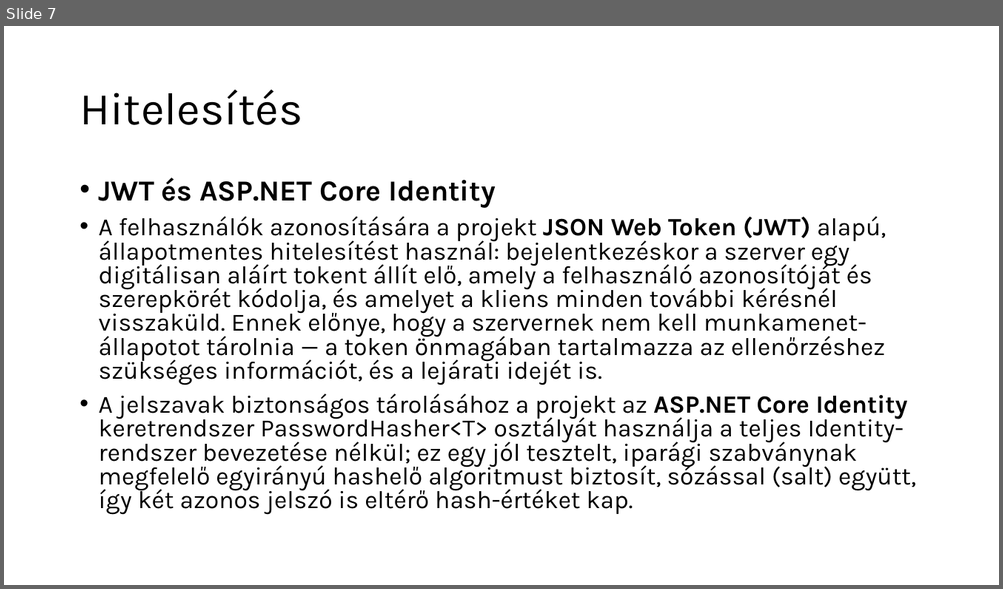
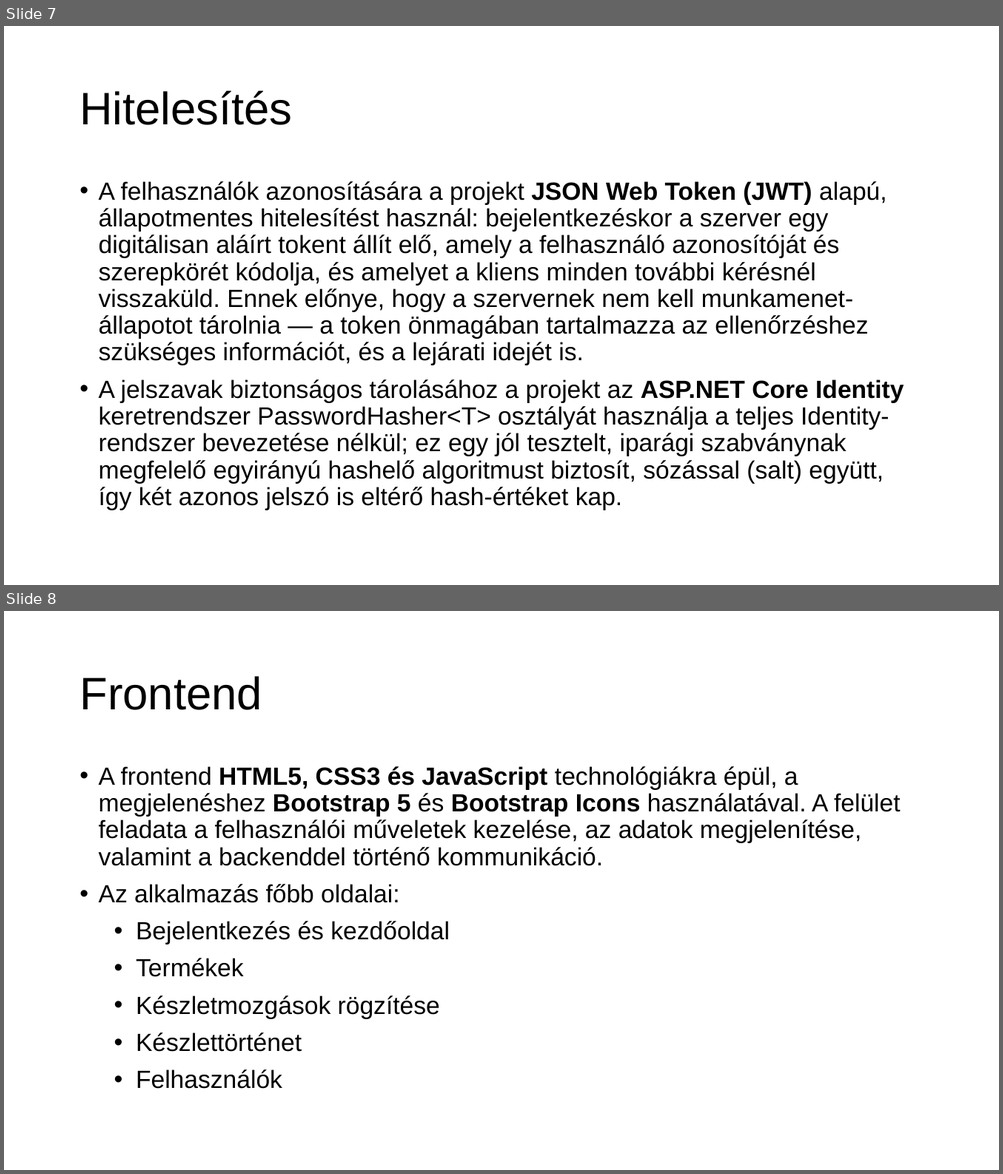
Before and after one commit to Vividia47/raktar, a slide deck: Documentation/exam.pptx. Shown one above the other, each under a label of ours: slide 7 before the commit, slides 7 and 8 after it. The pictures are 1003x589 and 1003x1174 pixels, drawn with LibreOffice and Linux fonts; fonts in the diff are those of the drawing; background and template pictures are left out. Boxes give left, top, right and bottom in pixels: in the first picture for what was removed or moved away, otherwise in the second. Text is boxed around its words. In the diff, an @@ line names an element or a change of style, - is before the commit and + after.

```diff
--- a/Documentation/exam.pptx
+++ b/Documentation/exam.pptx
@@ slide 8 added at (4,611,999,1170), background picture (left out) @@
@@ title added at (79,676,262,710), 44 pt, text #000000 @@
+Frontend
@@ text added at (99,766,900,1089), 24 pt, text #000000 @@
+• A frontend HTML5, CSS3 és JavaScript technológiákra épül, a megjelenéshez Bootstrap 5 és Bootstrap Icons használatával. A felület feladata a felhasználói műveletek kezelése, az adatok megjelenítése, valamint a backenddel történő kommunikáció.
+• Az alkalmazás főbb oldalai:
+  • Bejelentkezés és kezdőoldal
+  • Termékek
+  • Készletmozgások rögzítése
+  • Készlettörténet
+  • Felhasználók
@@ slide 7 changed as well @@
@@ title "Hitelesítés" at (79,90,292,125): font Karla to Arial @@
@@ text "A felhasználók azonosítására a projekt ..." at (99,181,903,511): font Karla to Arial; line spacing 0.8 to 0.9 @@
@@ text at (99,178,495,208): paragraph removed @@
-• JWT és ASP.NET Core Identity
```
Also in this commit, not shown: 6 other slides changed, 9 other slides added.
